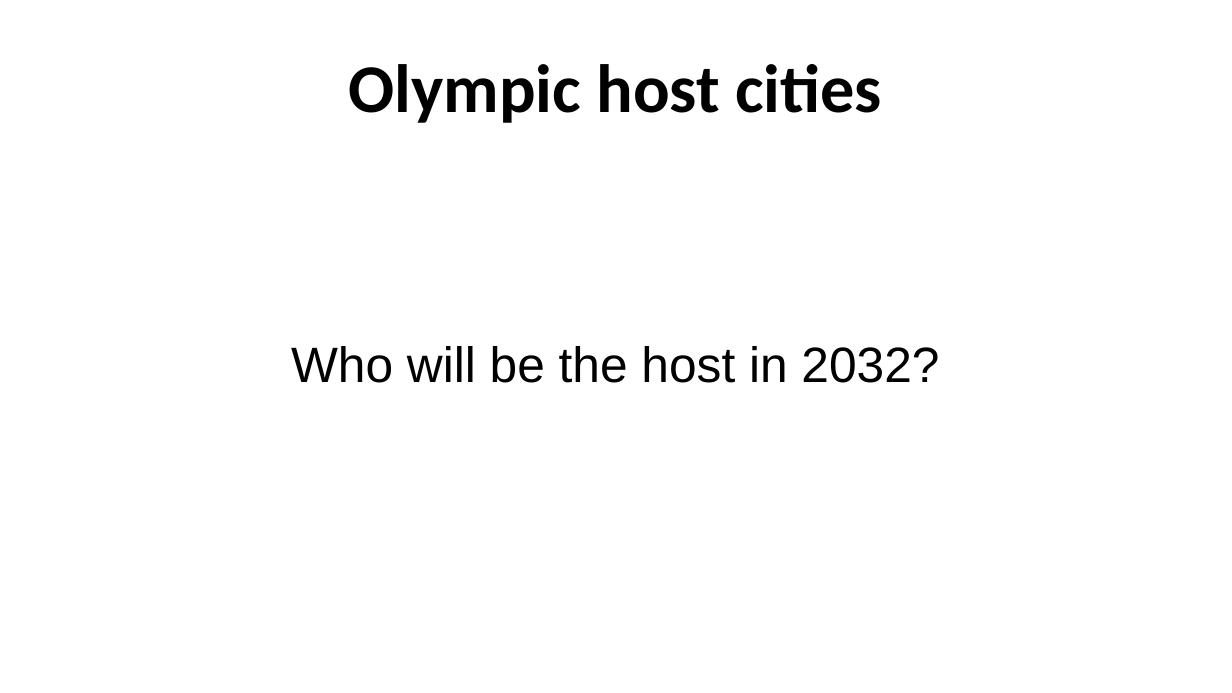
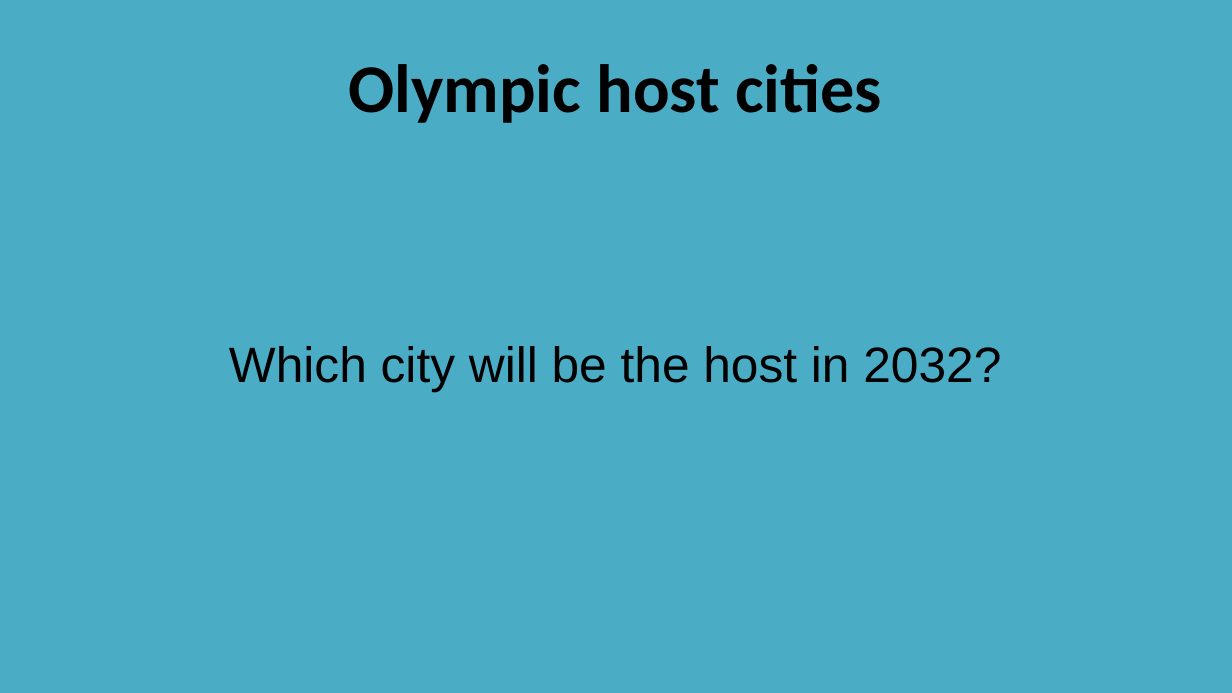
Before and after one commit to CharlesFung87/Coursera_Capstone, a slide deck: slide 1 of Olympic host cities presentation.pptx. Drawn at 1232x693 pixels with LibreOffice and Linux fonts; fonts in the diff are those of the drawing. Boxes give left, top, right and bottom in pixels: in the first picture for what was removed or moved away, otherwise in the second. Text is boxed around its words. In the diff, an @@ line names an element or a change of style, - is before the commit and + after.

```diff
--- a/Olympic host cities presentation.pptx
+++ b/Olympic host cities presentation.pptx
@@ background #FFFFFF to #4BACC6 @@
@@ text at (229, 346, 1001, 392): text changed @@
-Who will be the host in 2032?
+Which city will be the host in 2032?
```
Also in this commit, not shown: 18 other slides changed, 4 other files.
